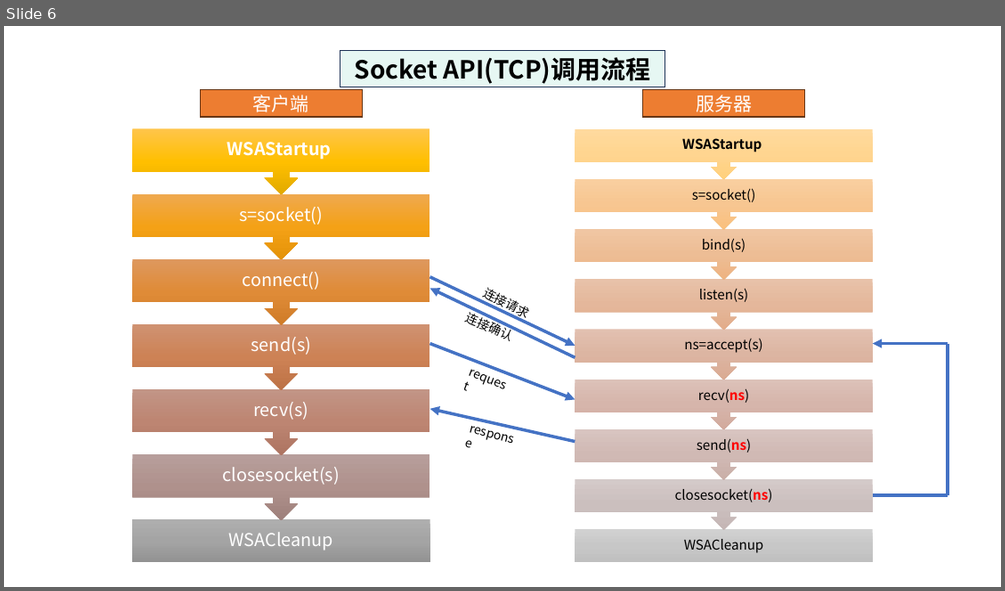
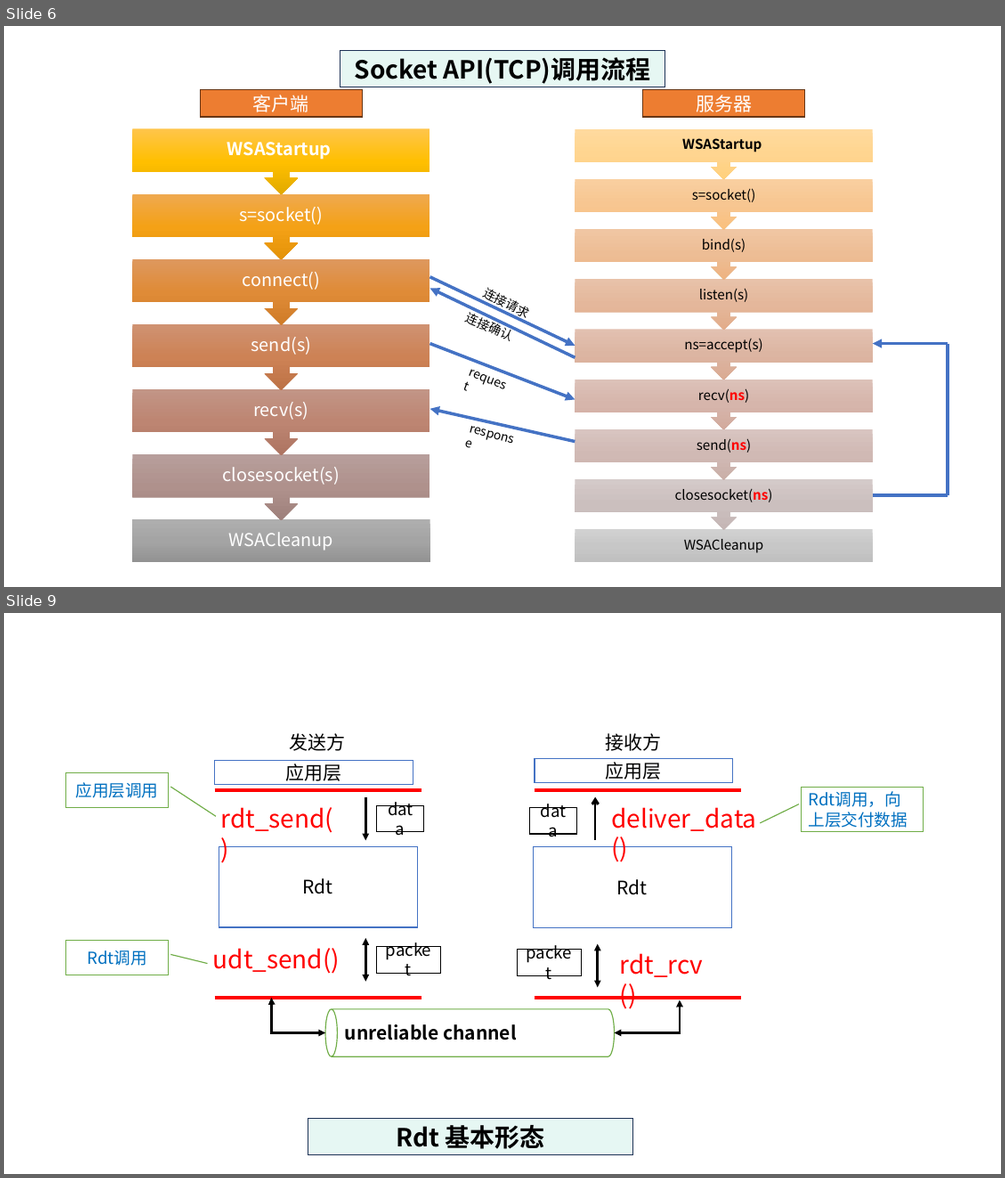
Before and after one commit to guofei9987/a, a slide deck: computer/network/计算机网络-素材.pptx. Shown one above the other, each under a label of ours: slide 6 before the commit, slides 6 and 9 after it; the slides between them are not shown. The pictures are 1005x591 and 1005x1178 pixels, drawn with LibreOffice and Linux fonts; fonts in the diff are those of the drawing. Boxes give left, top, right and bottom in pixels: in the first picture for what was removed or moved away, otherwise in the second. Text is boxed around its words. In the diff, an @@ line names an element or a change of style, - is before the commit and + after.

```diff
--- a/computer/network/计算机网络-素材.pptx
+++ b/computer/network/计算机网络-素材.pptx
@@ slide 9 added at box(4, 613, 1001, 1174), background #FFFFFF @@
@@ group added at box(66, 733, 923, 1056): 8 rectangles, 6 texts, 4 lines, 3 border callouts, 2 arrows, 2 double arrows, 2 elbow double arrows, 1 cylinder @@
+unreliable channel
+Rdt
+Rdt
+应用层
+应用层
+发送方
+接收方
+data
+rdt_send()
+packet
+udt_send()
+data
+deliver_data()
+packet
+rdt_rcv()
+应用层调用
+Rdt调用
+Rdt调用，向上层交付数据
@@ rectangle added at box(308, 1119, 633, 1154), fill #E6F7F3, outline #1E3256 1 pt, 24 pt, text #000000, bold @@
+Rdt 基本形态
```
Also in this commit, not shown: 12 other slides added, 10 other files.
